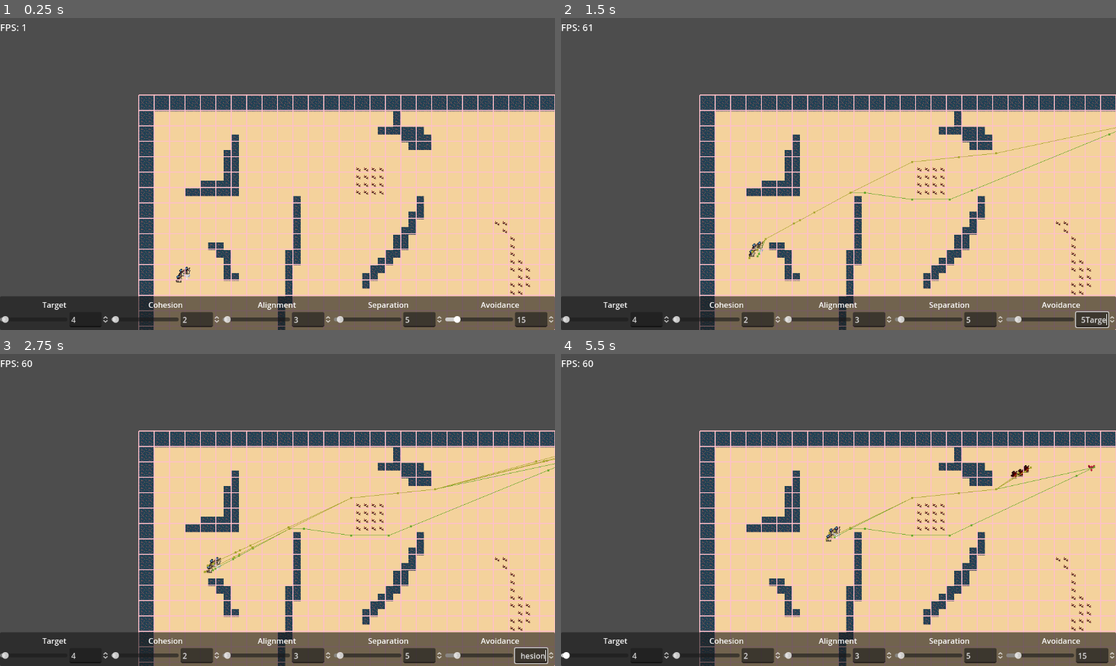
Above: before the commit, frames 1-4 (two rows, left to right).
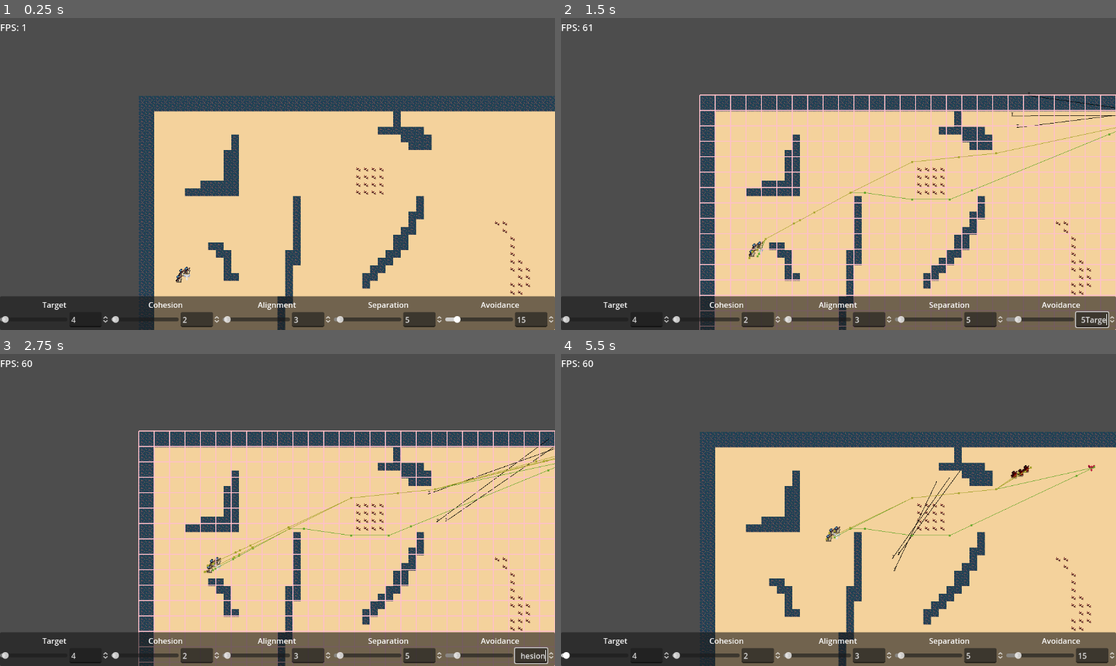
Above: after the commit, the same moments.

Repository: Snayff/Godot-Nav-Test
Game: Godot game, scene res://scenes/world.tscn
Same seed, same stepped clock (60 frames per second), same inputs: the game is played once before the commit and once after it.
Inputs (mouse positions are in pixels of both pictures, inside the frame that each line leads up to):
- Up to frame 1 (0.25 s): no input
- Up to frame 2 (1.5 s): tap Enter at 0.5 s; move the mouse to (960, 158) at 0.52 s; tap Tab at 0.6 s; click (960, 158) at 0.67 s; type "Target" at 1.25 s
- Up to frame 3 (2.75 s): type "Cohesion" at 2 s
- Up to frame 4 (5.5 s): type "Alignment" at 2.75 s; type "Separation" at 3.5 s; type "Avoidance" at 4.25 s; move the mouse to (727, 525) at 5.02 s; tap Tab at 5.1 s; click (727, 525) at 5.17 s

The runs differ from the first frame. In frame 1, 6.6% of the frame differs, in the area x 24-100%, y 24-100%; in frame 2, 0.1%; in frame 3, 0.2%; in frame 4, 6.8%.

Commit message:
fixed grid line toggling
fixme: failing to draw lines for steering  forces
fixme: one set of actors not pathing now, after setting top level

Diff:
--- a/scenes/actor.gd
+++ b/scenes/actor.gd
@@ -31,6 +31,10 @@
 var unit_allies: Array = []  ## set by unit. other actors in unit.
 var unit_anchor_point: Vector2 = Vector2.ZERO  ## initially set by parent Unit
 
+var _debug_info: Dictionary = {}
+var _debug_font: Font = ThemeDB.fallback_font
+
+
 func _ready() -> void:
 	nav_agent.velocity_computed.connect(Callable(_on_velocity_computed))
 
@@ -49,6 +53,41 @@
 		set_state(STATE.IDLE)
 	else:
 		set_state(STATE.MOVING)
+
+	queue_redraw()  # for debug lines
+
+
+func _draw() -> void:
+	if _debug_info.has("target"):
+		if _debug_info["target"] != Vector2.ZERO:
+			draw_line(position, _debug_info["target"], Color.GREEN, 1.0)
+			draw_string(_debug_font, _debug_info["target"], "T", HORIZONTAL_ALIGNMENT_CENTER, -1, 8, Color.GREEN)
+			pass
+
+	if _debug_info.has("cohesion"):
+		if _debug_info["cohesion"] != Vector2.ZERO:
+			#draw_line(position, _debug_info["cohesion"], Color.BLACK, 0.5)
+			#draw_string(_debug_font, _debug_info["cohesion"], "C")
+			pass
+
+	if _debug_info.has("align"):
+		if _debug_info["align"] != Vector2.ZERO:
+			#draw_line(position, _debug_info["align"], Color.GRAY, 0.5)
+			#draw_string(_debug_font, _debug_info["align"], "A")
+			pass
+
+	if _debug_info.has("separation"):
+		if _debug_info["separation"] != Vector2.ZERO:
+			#draw_line(position, _debug_info["separation"], Color.RED, 0.5)
+			#draw_string(_debug_font, _debug_info["separation"], "S")
+			pass
+
+	if _debug_info.has("velocity"):
+		if _debug_info["velocity"] != Vector2.ZERO:
+			#draw_line(position, _debug_info["velocity"], Color.GREEN, 1.0)
+			#draw_string(_debug_font, _debug_info["velocity"], "V")
+			pass
+
 
 func _physics_process(delta) -> void:
 	if current_state == STATE.MOVING and target_destination != Vector2.ZERO:
@@ -72,6 +111,16 @@
 
 		# lerp towards target velocity
 		var new_velocity: Vector2 = velocity.lerp(target_velocity, acceleration_ramp_up)
+
+		# add vectors to debug
+		var debug: Dictionary = {
+			"target": target_vec,#.normalized(),
+			"cohesion": cohesion_vec,#.normalized(),
+			"align": align_vec,#.normalized(),
+			"separation": separation_vec,#.normalized(),
+			"velocity": new_velocity,#.normalized()
+		}
+		_update_debug_info(debug)
 
 		# apply new velocity
 		if nav_agent.avoidance_enabled:
@@ -94,6 +143,10 @@
 		_:
 			push_warning("Parameter (", parameter_name, ") not set as not found.")
 
+## add the info from the provided dict to the debug_info dict. Overwrites value is key already exists.
+func _update_debug_info(info: Dictionary) -> void:
+	for key in info:
+		_debug_info[key] = info[key]
 
 ####################
 ##### PATHING ######
--- a/scenes/slider_with_direct_set.gd
+++ b/scenes/slider_with_direct_set.gd
@@ -54,6 +54,7 @@
 
 
 func _update_actors_steering_parameter(value: float) -> void:
+	# FIXME: this is being hit 4 times on game init
 	_value = value * scale_factor
 	get_tree().call_group(target_group, "set_steering_param", parameter, value)
-	print(parameter, " set to ", value, " for all nodes in group '", target_group)
+	#print(parameter, " set to ", value, " for all nodes in group '", target_group, "'.")
--- a/scenes/unit.gd
+++ b/scenes/unit.gd
@@ -111,6 +111,7 @@
 			if filtered_array.size() == 0:
 				var actor: Actor = actor_scene.instantiate()
 				add_child(actor)
+				#actor.top_level = true
 				actor.global_position = spawn_pos
 
 				# colour enemy
--- a/scenes/world.gd
+++ b/scenes/world.gd
@@ -2,12 +2,13 @@
 
 @onready var _tile_map: TileMap = $NavigationRegion2D/TileMap
 
-@export var _show_grid: bool = true  ## whether to show the grid lines
+@export var _show_grid: bool = false  ## whether to show the grid lines
 @export var _grid_scale: int = 32 ## ratio of map to grid
 
 var _grid: Array = []  ## Array[Array[Array[Node2D]]]
 var grid_size: Vector2i
 var map_size: Vector2
+var _grid_lines: Array[Line2D] = []
 
 
 func _ready() -> void:
@@ -16,12 +17,8 @@
 	_create_empty_grid()
 	print("Map size: ", map_size, " | Grid Size: ", grid_size)
 
-func _draw() -> void:
-	if _show_grid:
-		_draw_grid_lines()
 
 func _draw_grid_lines() -> void:
-	# FIXME: grid is offset
 	var start: Vector2i = Vector2i.ZERO
 	var end: Vector2i = Vector2i.ZERO
 	var colour: Color = Color.PINK
@@ -29,42 +26,45 @@
 	for x in range(0, grid_size.x + 1):
 		start = Vector2i(x * _grid_scale, 0)
 		end = Vector2i(x * _grid_scale, grid_size.y * _grid_scale)
-		#print("Draw horizontal (", start, end, ")")
 		var line = Line2D.new()
 		add_child(line)
+		_grid_lines.append(line)
 		line.add_point(start)
 		line.add_point(end)
 		line.default_color = colour
 		line.z_index = 100
 		line.width = 2
-		#draw_line(start, end, colour, 2)
-		#draw_dashed_line(start, end, colour)
 
 	for y in range(0, grid_size.y + 1):
 		start = Vector2i(0, y * _grid_scale)
 		end = Vector2i(grid_size.x * _grid_scale, y * _grid_scale)
-		#print("Draw vertical (", start, end, ")")
 		var line = Line2D.new()
 		add_child(line)
+		_grid_lines.append(line)
 		line.add_point(start)
 		line.add_point(end)
 		line.default_color = colour
 		line.z_index = 100
 		line.width = 2
-		#draw_line(start, end, colour, 2)
-		#draw_dashed_line(start, end, colour)
+
+func delete_grid_lines() -> void:
+	for line in _grid_lines:
+		line.queue_free()
+	_grid_lines.clear()
 
 func _process(delta: float) -> void:
 	_rebuild_grid()
 	_update_actors_local_neighbours()
+
 
 ## clear existing_grid, rebuild with empty arrays, and populate with bodies.
 func _rebuild_grid() -> void:
 	_grid.clear()
 	_create_empty_grid()
 	for actor in Actors.get_actors():
-		var grid_point: Vector2i = _scale_pos_to_grid(actor.position)
+		var grid_point: Vector2i = _scale_pos_to_grid(actor.global_position)
 		add_body_to_grid(actor, grid_point)
+
 
 ## build an empty 2d array of arrays for the _grid
 func _create_empty_grid() -> void:
@@ -77,10 +77,12 @@
 		for y in range(grid_size.y):
 			_grid[x][y] = []
 
+
 ## update the local neighbours, using _grid, for all actors. Includes self, i.e. the actor is its own neighbour.
 func _update_actors_local_neighbours() -> void:
 	for actor in Actors.get_actors():
-		actor.local_neighbours = get_grid_neighbours(_scale_pos_to_grid(actor.position))
+		actor.local_neighbours = get_grid_neighbours(_scale_pos_to_grid(actor.global_position))
+
 
 ## scale an axis (i.e. single value) to a position in the grid
 func _scale_axis_to_grid(point: float) -> int:
@@ -88,6 +90,7 @@
 	var scaled_point: int = int(floor(point / _grid_scale))
 	#print("scaled point: ", scaled_point)
 	return  scaled_point
+
 
 ## scale a map position to a position on the grid
 func _scale_pos_to_grid(pos: Vector2) -> Vector2i:
@@ -99,27 +102,25 @@
 	#print("clamped & scaled pos: ", scaled_pos)
 	return scaled_pos
 
+
 func add_body_to_grid(body: Node2D, grid_pos: Vector2) -> void:
 	_grid[grid_pos.x][grid_pos.y].append(body)
 	#print("body appended to grid pos: ", grid_pos.x, ", ", grid_pos.y )
+
 
 ## get all bodies from neighbouring grid cells
 func get_grid_neighbours(grid_pos: Vector2) -> Array:
 	# ensure in bounds
 	var x: int = clamp(grid_pos.x -1, 0, grid_size.x)
 	var y: int = clamp(grid_pos.y -1, 0, grid_size.y)
-	#print("x: ", x, "y: ", y)
-	#print("grid[", x, ", ", y, "]:", _grid[x][y])
 	var bodies: Array = []
 	bodies.append_array(_grid[x][y])
-	#print("bodies:", bodies)
+	#print("bodies in same cell as actor:", bodies)
 
 	var up: int   = y - 1
 	var down: int = y + 1
 	var left: int  = x - 1
 	var right: int = x + 1
-	#print("up: ", up, ", down: ", down, ", left: ", left, ", right:", right)
-	#print("grid size: ", grid_size)
 
 	# up
 	if up > 0:
@@ -148,9 +149,17 @@
 func _unhandled_input(event: InputEvent) -> void:
 	if event is InputEventMouseButton:
 		if event.pressed and event.button_index == MOUSE_BUTTON_LEFT:
+			# var destination: Vector2 = get_global_mouse_position()
+#			EventBus.destination_set.emit(destination)
+			pass
+
+func _input(event: InputEvent) -> void:
+	if event is InputEventKey and event.pressed:
+		if event.keycode == KEY_TAB:
 			_show_grid = !_show_grid
-			queue_redraw()
+
+			if _show_grid:
+				_draw_grid_lines()
+			else:
+				delete_grid_lines()
 			#print("Toggle show grid. Now: ", _show_grid)
-#			var destination: Vector2 = get_global_mouse_position()
-#			EventBus.destination_set.emit(destination)
-	pass
--- a/scenes/world.tscn
+++ b/scenes/world.tscn
@@ -72,6 +72,7 @@
 grow_horizontal = 2
 grow_vertical = 0
 size_flags_horizontal = 3
+mouse_filter = 1
 
 [node name="HBoxContainer" type="HBoxContainer" parent="HUD/CanvasLayer2/Panel"]
 layout_mode = 1
